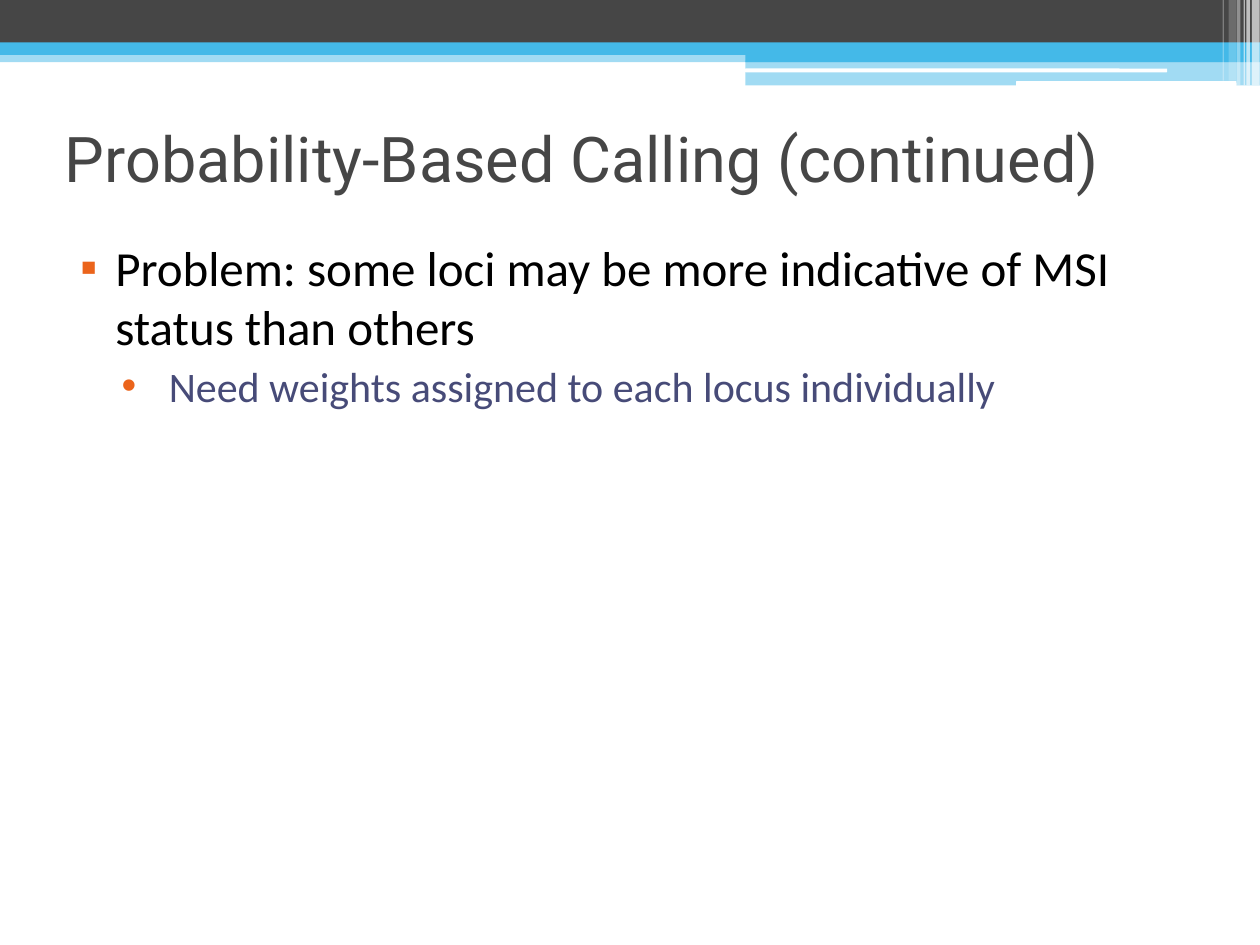
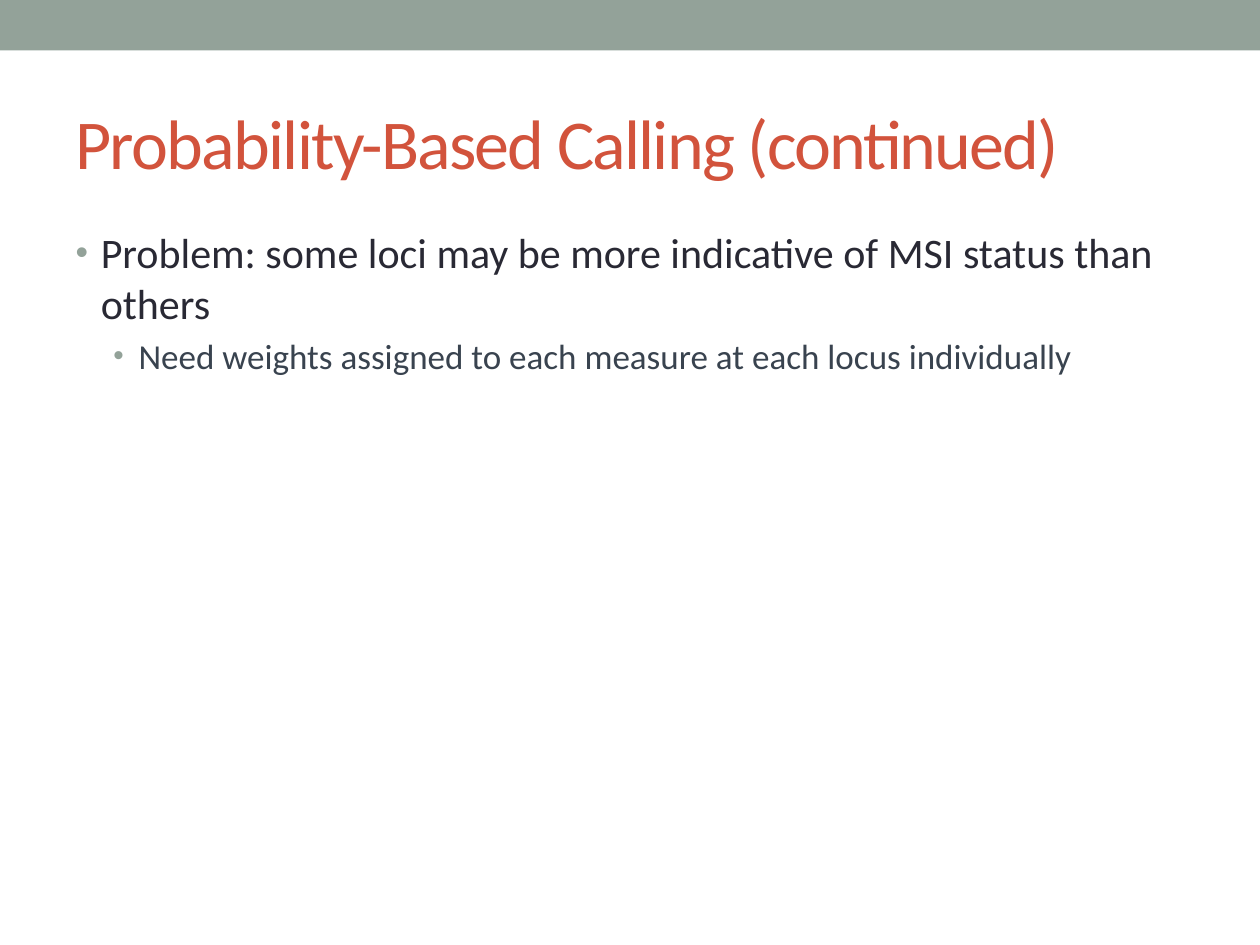
Before and after one commit to lailamargaret/Stanford-2018, a slide deck: slide 22 of MSI Project Presentation.pptx (slide 18 before the commit). Drawn at 1260x945 pixels with LibreOffice and Linux fonts; fonts in the diff are those of the drawing. Boxes give left, top, right and bottom in pixels: in the first picture for what was removed or moved away, otherwise in the second. Text is boxed around its words. In the diff, an @@ line names an element or a change of style, - is before the commit and + after.

```diff
--- a/MSI Project Presentation.pptx
+++ b/MSI Project Presentation.pptx
@@ rectangle: place and size @@
-rectangle at <box>0,0,1260,43</box>
+rectangle at <box>0,0,1260,50</box>
@@ rectangle at <box>0,0,1260,50</box>: fill #464646 to #93A299 @@
@@ rectangle removed at <box>1222,0,1223,81</box> @@
@@ rectangle removed at <box>1228,0,1236,81</box> @@
@@ rectangle removed at <box>1237,0,1241,86</box> @@
@@ rectangle removed at <box>1244,0,1245,86</box> @@
@@ rectangle removed at <box>1246,0,1250,86</box> @@
@@ rectangle removed at <box>1252,0,1260,86</box> @@
@@ rectangle removed at <box>0,50,1260,62</box> @@
@@ rectangle removed at <box>0,43,1260,55</box> @@
@@ rectangle removed at <box>746,49,1260,62</box> @@
@@ title "Probability-Based Calling (continued)": place and size @@
-title "Probability-Based Calling (continued)" at <box>65,131,1098,196</box>
+title "Probability-Based Calling (continued)" at <box>76,118,1059,181</box>
@@ title "Probability-Based Calling (continued)" at <box>76,118,1059,181</box>: size 36 to 40 pt, font Roboto to Calibri, text colour #464646 to #D2533C, letter spacing 0 to -1 pt @@
@@ rounded rectangle removed at <box>745,68,1167,72</box> @@
@@ rectangle removed at <box>746,60,1260,86</box> @@
@@ rounded rectangle removed at <box>1016,81,1236,86</box> @@
@@ text "Problem: some loci may be ...": place and size @@
-text "Problem: some loci may be ..." at <box>115,252,1109,409</box>
+text "Problem: some loci may be ..." at <box>101,239,1152,375</box>
@@ text at <box>101,239,1152,320</box>: size 28 to 24 pt, text colour #000000 to #292934 in "Problem: some loci may be more indicative ..."; bullet ▪ to •; more space between paragraphs; bullet colour #EB641B to #93A299 @@
@@ text at <box>139,344,1071,375</box>: text changed; size 24 to 20 pt; text colour #474B78 to #394350 @@
-  • Need weights assigned to each locus individually
+  • Need weights assigned to each measure at each locus individually
```
Also in this commit, not shown: 23 other slides changed, 10 slides added, 3 slides removed.
